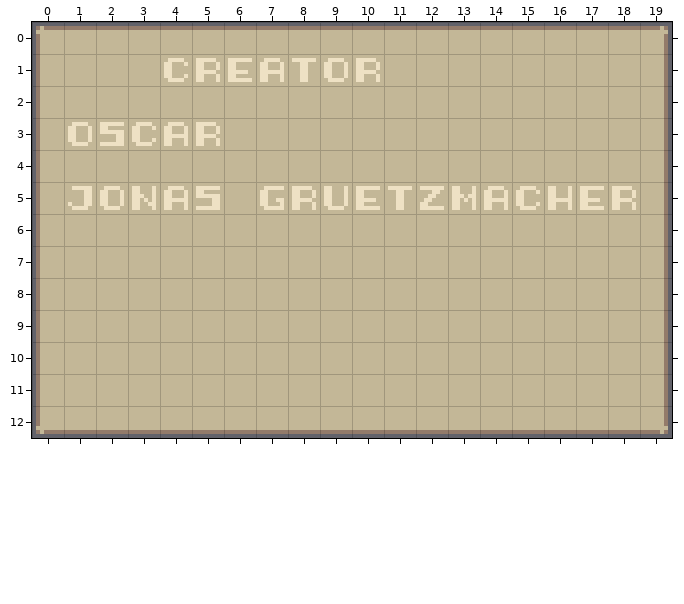
A Tiled map gets an edit: Platformer/Output/Assets/Textures/Credits.tmx. The picture above was drawn from the file before the commit.
Cells are 8x8 px. Shown: x 0..19, y 0..12.
New version:
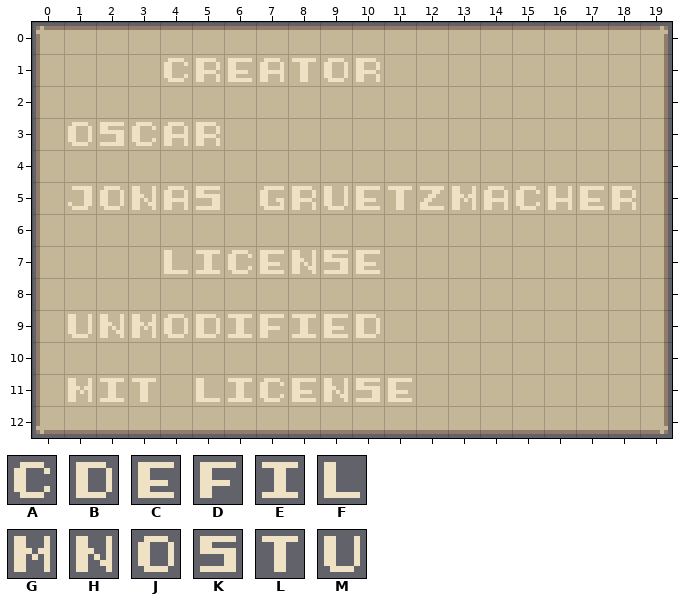
Key: from "UI": A 242, B 243, C 244, D 245, E 248, F 251, G 252, H 256, J 257, K 261, L 262, M 263.
_ is an empty cell, . an unchanged one.
The edit:
--- layer "Text"
@@ x 4..10 @@
- 7 _______
+ 7 FEACHKC
@@ x 1..10 @@
- 9 __________
+ 9 MHGJBEDECB
@@ x 1..11 @@
-11 ___._______
+11 GEL.FEACHKC
Boxes around the changes in both pictures, in picture pixels (x1, y1, x2, y2):
added: (164, 250, 380, 274)
added: (68, 314, 380, 338)
added: (68, 378, 156, 402)
added: (196, 378, 412, 402)
